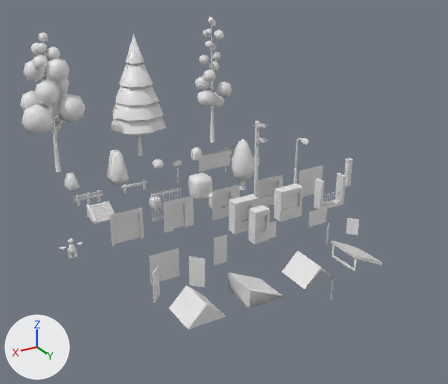
The FBX model Assets/_PROJECT/Models/AssetPack.fbx as it was, and as the next commit left it.
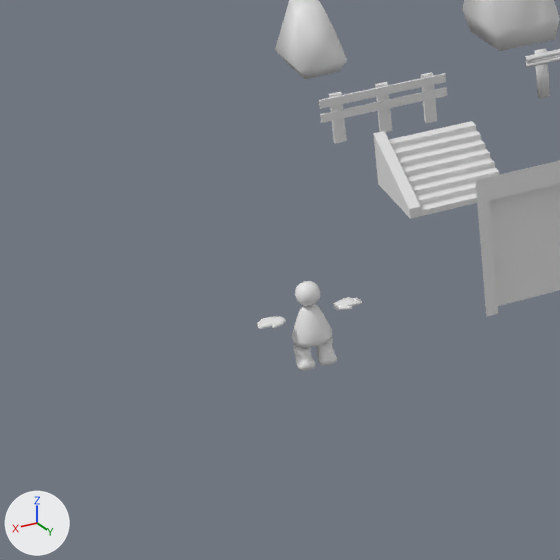
The first picture shows the older version from a 50 mm camera at (17.6, 65.6, 25.4) aimed at (-10.3, 19.1, 2.2). The close-ups show the older and then the newer version on the part from 0% to 29% of the width and 45% to 79% of the height of that picture. Only the edits that show in the close-ups are written down. Every picture has the same lights, and +X, +Y and +Z are marked at lower left. Where no turn or scale is listed for an object, it has been applied to the vertices.

Objects in the first close-up: 'Character', 'm_building_door_double', 'm_prop_fence_metal', 'm_prop_fence_wood', 'm_prop_rock_01', 'm_prop_rock_02', 'm_prop_stair', 'm_prop_stair.001'.
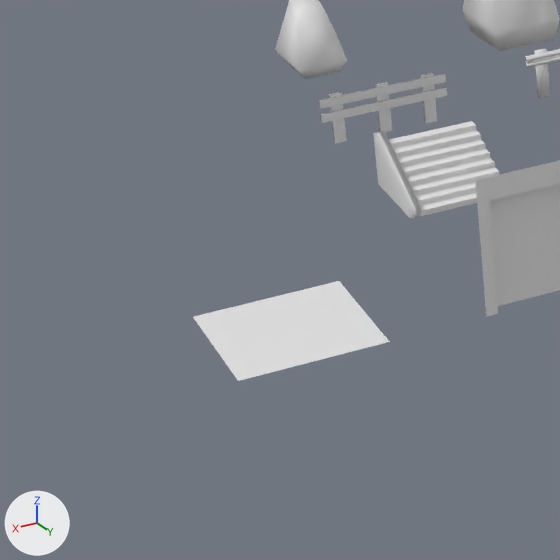
Where the newer file only moved an object's origin or applied its transform, the numbers keep the older frame.

Diff of the bpy script that builds the scene:
```diff
--- a/Assets/_PROJECT/Models/AssetPack.fbx.py
+++ b/Assets/_PROJECT/Models/AssetPack.fbx.py
@@ mat_floor @@
+mat_floor = principled_material('floor')
+mat_floor.base_color = (0.8, 0.8, 0.8)  # white #e7e7e7
+mat_floor.roughness = 0.4
@@ me_m_prop_stair_end @@
 me_m_prop_stair_end.from_pydata(...)  # 12 vertices, 10 faces; spans x -0.12..0.12, y -2.0..0.0, z 0.0..1.23
 # used by ob_m_prop_stair_001; location = (1.12, 15.0, 0.0)
+# me_m_prop_stair_end part 1: edges marked sharp go from 16 to 0
 me_m_prop_stair_end.materials.append(mat_m_pallette25)
@@ me_cube_002 @@
+me_cube_002.from_pydata([(-1.5, -1.5, 0.0), (-1.5, 1.5, 0.0), (1.5, -1.5, 0.0), (1.5, 1.5, 0.0)], [], [(3, 1, 0, 2)])
+me_cube_002.materials.append(mat_floor)  # white #e7e7e7
@@ ob_character @@
-ob_character = bpy.data.objects.new('Character', me_character_001)
-ob_character.location = (5.0, 20.0, 0.0)
@@ ob_m_building_floor @@
+ob_m_building_floor = bpy.data.objects.new('m_building_floor', me_cube_002)
+ob_m_building_floor.location = (5.0, 18.5, 0.0)
```

Changed parts and their boxes [x1, y1, x2, y2] in the close-ups (560 x 560 px):
'm_building_floor', added
    after: [193, 281, 390, 381]
'Character', deleted
    before: [257, 281, 362, 371]
part 1 of me_m_prop_stair_end, shading changed
    both: [373, 131, 421, 219]
